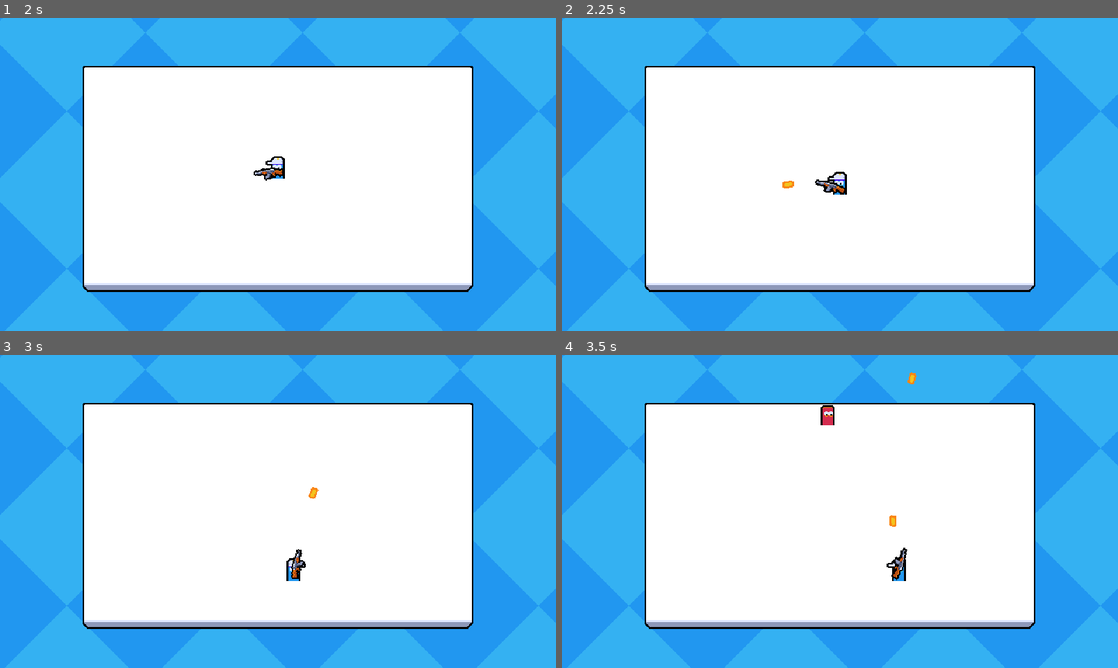
Above: before the commit, frames 1-4 (two rows, left to right).
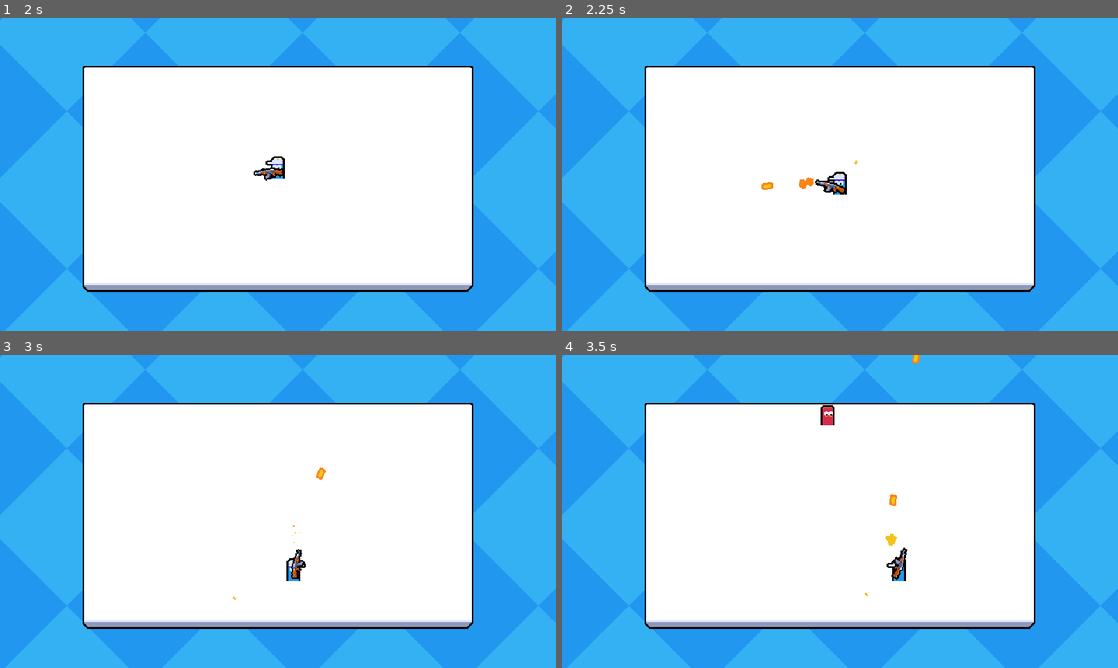
Above: after the commit, the same moments.

Repository: bartoszcholewa/2d-multiplayer-course
Game: Godot game, scene res://ui/main_menu/main_menu.tscn
Two runs of this game, one before a commit and one after it. Both use one fixed random seed, a clock stepped at 60 frames per second and the inputs below.
Inputs (mouse positions are in pixels of both pictures, inside the frame that each line leads up to):
- Up to frame 1 (2 s): tap Enter at 0.5 s; move the mouse to (400, 158) at 0.52 s; press the mouse at (400, 158) at 0.53 s; hold D (move_right) 0.53-1.25 s; release the mouse at (400, 158) at 1.25 s; click "Host" at 1.25 s
- Up to frame 2 (2.25 s): tap Space at 2 s; move the mouse to (728, 190) at 2.02 s; hold S (move_down) from 2.03 s (still down); click (728, 190) at 2.1 s
- Up to frame 3 (3 s): move the mouse to (333, 442) at 2.77 s; release S (move_down) at 2.78 s; press the mouse at (333, 442) at 2.78 s; hold D (move_right) from 2.78 s (still down)
- Up to frame 4 (3.5 s): keep holding D (move_right)

Frame 1 is identical in both runs. In frame 2, 0.2% of the frame differs, in the area x 35-54%, y 45-55%; in frame 3, less than 0.1%; in frame 4, 0.2%, in the area x 54-65%, y 0-78%.

Commit message:
Lesson 34 - Muzzle Flash and Bullet Shell

Diff:
--- /dev/null
+++ b/effects/bullet_shell/bullet_shell_effect.tscn
@@ -0,0 +1,92 @@
+[gd_scene load_steps=8 format=3 uid="uid://tqaevjx7awih"]
+
+[ext_resource type="Texture2D" uid="uid://b4khrgywwoc4j" path="res://assets/bullet_shell.png" id="1_jqqxl"]
+
+[sub_resource type="Curve" id="Curve_yre3x"]
+_data = [Vector2(0, 1), 0.0, 0.0, 0, 0, Vector2(0.89969605, 1), 0.0, 0.0, 0, 0, Vector2(1, 0), 0.0, 0.0, 0, 0]
+point_count = 3
+
+[sub_resource type="CurveTexture" id="CurveTexture_thaxu"]
+curve = SubResource("Curve_yre3x")
+
+[sub_resource type="ParticleProcessMaterial" id="ParticleProcessMaterial_sbilm"]
+lifetime_randomness = 0.13
+particle_flag_disable_z = true
+direction = Vector3(-1, -1, 0)
+spread = 10.0
+initial_velocity_min = 300.0
+initial_velocity_max = 300.0
+angular_velocity_min = -720.0
+angular_velocity_max = 719.99994
+gravity = Vector3(0, 1000, 0)
+scale_curve = SubResource("CurveTexture_thaxu")
+
+[sub_resource type="Animation" id="Animation_4ty4x"]
+length = 0.001
+tracks/0/type = "value"
+tracks/0/imported = false
+tracks/0/enabled = true
+tracks/0/path = NodePath(".:emitting")
+tracks/0/interp = 1
+tracks/0/loop_wrap = true
+tracks/0/keys = {
+"times": PackedFloat32Array(0),
+"transitions": PackedFloat32Array(1),
+"update": 1,
+"values": [false]
+}
+
+[sub_resource type="Animation" id="Animation_jqqxl"]
+resource_name = "default"
+tracks/0/type = "value"
+tracks/0/imported = false
+tracks/0/enabled = true
+tracks/0/path = NodePath(".:emitting")
+tracks/0/interp = 1
+tracks/0/loop_wrap = true
+tracks/0/keys = {
+"times": PackedFloat32Array(0),
+"transitions": PackedFloat32Array(1),
+"update": 1,
+"values": [true]
+}
+tracks/1/type = "method"
+tracks/1/imported = false
+tracks/1/enabled = true
+tracks/1/path = NodePath("..")
+tracks/1/interp = 1
+tracks/1/loop_wrap = true
+tracks/1/keys = {
+"times": PackedFloat32Array(1),
+"transitions": PackedFloat32Array(1),
+"values": [{
+"args": [],
+"method": &"queue_free"
+}]
+}
+
+[sub_resource type="AnimationLibrary" id="AnimationLibrary_thaxu"]
+_data = {
+&"RESET": SubResource("Animation_4ty4x"),
+&"default": SubResource("Animation_jqqxl")
+}
+
+[node name="BulletShellEffect" type="Node2D"]
+top_level = true
+
+[node name="BulletShell" type="GPUParticles2D" parent="."]
+unique_name_in_owner = true
+emitting = false
+amount = 1
+texture = ExtResource("1_jqqxl")
+lifetime = 0.5
+one_shot = true
+fixed_fps = 0
+interpolate = false
+process_material = SubResource("ParticleProcessMaterial_sbilm")
+
+[node name="AnimationPlayer" type="AnimationPlayer" parent="BulletShell"]
+libraries = {
+&"": SubResource("AnimationLibrary_thaxu")
+}
+autoplay = "default"
--- a/effects/muzzle_flash/muzzle_flash.tscn
+++ b/effects/muzzle_flash/muzzle_flash.tscn
@@ -42,6 +42,57 @@
 color_initial_ramp = SubResource("GradientTexture1D_g13h1")
 anim_offset_max = 1.0
 
+[sub_resource type="Animation" id="Animation_g13h1"]
+length = 0.001
+tracks/0/type = "value"
+tracks/0/imported = false
+tracks/0/enabled = true
+tracks/0/path = NodePath(".:emitting")
+tracks/0/interp = 1
+tracks/0/loop_wrap = true
+tracks/0/keys = {
+"times": PackedFloat32Array(0),
+"transitions": PackedFloat32Array(1),
+"update": 1,
+"values": [false]
+}
+
+[sub_resource type="Animation" id="Animation_q2dij"]
+resource_name = "default"
+step = 0.05
+tracks/0/type = "value"
+tracks/0/imported = false
+tracks/0/enabled = true
+tracks/0/path = NodePath(".:emitting")
+tracks/0/interp = 1
+tracks/0/loop_wrap = true
+tracks/0/keys = {
+"times": PackedFloat32Array(0),
+"transitions": PackedFloat32Array(1),
+"update": 1,
+"values": [true]
+}
+tracks/1/type = "method"
+tracks/1/imported = false
+tracks/1/enabled = true
+tracks/1/path = NodePath(".")
+tracks/1/interp = 1
+tracks/1/loop_wrap = true
+tracks/1/keys = {
+"times": PackedFloat32Array(1),
+"transitions": PackedFloat32Array(1),
+"values": [{
+"args": [],
+"method": &"queue_free"
+}]
+}
+
+[sub_resource type="AnimationLibrary" id="AnimationLibrary_g13h1"]
+_data = {
+&"RESET": SubResource("Animation_g13h1"),
+&"default": SubResource("Animation_q2dij")
+}
+
 [node name="MuzzleFlash" type="GPUParticles2D"]
 material = SubResource("CanvasItemMaterial_q2dij")
 emitting = false
@@ -53,3 +104,9 @@
 fixed_fps = 0
 interpolate = false
 process_material = SubResource("ParticleProcessMaterial_4ys50")
+
+[node name="AnimationPlayer" type="AnimationPlayer" parent="."]
+libraries = {
+&"": SubResource("AnimationLibrary_g13h1")
+}
+autoplay = "default"
--- a/entities/player/player.gd
+++ b/entities/player/player.gd
@@ -7,8 +7,13 @@
 @onready var health_component: HealthComponent = $HealthComponent
 @onready var visuals: Node2D = $Visuals
 @onready var animation_player: AnimationPlayer = $AnimationPlayer
+@onready var barrel_position: Marker2D = %BarrelPosition
+@onready var shell_position: Marker2D = %ShellPosition
 
+const MUZZLE_FLASH_SCENE: PackedScene = preload("uid://c6m3fw1r3jknr")
 const BULLET_SCENE: PackedScene = preload("uid://ci3xnymrb32hv")
+const BULLET_SHELL_EFFECT_SCENE: PackedScene = preload("uid://tqaevjx7awih")
+
 
 var input_multiplayer_authority: int
 
@@ -45,7 +50,7 @@
 		return
 
 	var bullet_instance: Bullet = BULLET_SCENE.instantiate()
-	bullet_instance.global_position = weapon_root.global_position
+	bullet_instance.global_position = barrel_position.global_position
 
 	var bullet_direction: Vector2 = player_input_synchronizer_component.aim_vector
 	bullet_instance.start(bullet_direction)
@@ -59,9 +64,22 @@
 
 @rpc("authority", "call_local", "unreliable")
 func play_fire_effects() -> void:
+	var aim_vector: Vector2 = player_input_synchronizer_component.aim_vector
+
 	if animation_player.is_playing():
 		animation_player.stop()
 	animation_player.play("fire")
 
+	var muzzle_flash: GPUParticles2D = MUZZLE_FLASH_SCENE.instantiate()
+	muzzle_flash.global_position = barrel_position.global_position
+	muzzle_flash.rotation = barrel_position.global_rotation
+	get_parent().add_child(muzzle_flash, true)
+
+	var bullet_shell: Node2D = BULLET_SHELL_EFFECT_SCENE.instantiate()
+	bullet_shell.global_position = shell_position.global_position
+	bullet_shell.rotation = shell_position.global_rotation
+	bullet_shell.scale = Vector2.ONE if aim_vector.x >= 0 else Vector2(1, -1)
+	get_parent().add_child(bullet_shell)
+
 func _on_died() -> void:
 	print("player died")
--- a/entities/player/player.tscn
+++ b/entities/player/player.tscn
@@ -6,6 +6,33 @@
 [ext_resource type="Texture2D" uid="uid://od15r4p3lngw" path="res://entities/player/player-medium.png" id="3_sglur"]
 [ext_resource type="Texture2D" uid="uid://h0ejutrxds61" path="res://entities/player/rifle.png" id="4_bls4j"]
 [ext_resource type="PackedScene" uid="uid://mqoqhlwdegp0" path="res://components/hurtbox_component.tscn" id="6_8fjmc"]
+
+[sub_resource type="Animation" id="Animation_qiwj3"]
+length = 0.001
+tracks/0/type = "value"
+tracks/0/imported = false
+tracks/0/enabled = true
+tracks/0/path = NodePath("Visuals/WeaponRoot/WeaponAnimationRoot:scale")
+tracks/0/interp = 1
+tracks/0/loop_wrap = true
+tracks/0/keys = {
+"times": PackedFloat32Array(0),
+"transitions": PackedFloat32Array(1),
+"update": 0,
+"values": [Vector2(1, 1)]
+}
+tracks/1/type = "value"
+tracks/1/imported = false
+tracks/1/enabled = true
+tracks/1/path = NodePath("Visuals/WeaponRoot/WeaponAnimationRoot:rotation")
+tracks/1/interp = 1
+tracks/1/loop_wrap = true
+tracks/1/keys = {
+"times": PackedFloat32Array(0),
+"transitions": PackedFloat32Array(1),
+"update": 0,
+"values": [0.0]
+}
 
 [sub_resource type="Animation" id="Animation_8fjmc"]
 resource_name = "fire"
@@ -34,33 +61,6 @@
 "transitions": PackedFloat32Array(1, 1, 1),
 "update": 0,
 "values": [0.0, -0.2617993877991494, 0.0]
-}
-
-[sub_resource type="Animation" id="Animation_qiwj3"]
-length = 0.001
-tracks/0/type = "value"
-tracks/0/imported = false
-tracks/0/enabled = true
-tracks/0/path = NodePath("Visuals/WeaponRoot/WeaponAnimationRoot:scale")
-tracks/0/interp = 1
-tracks/0/loop_wrap = true
-tracks/0/keys = {
-"times": PackedFloat32Array(0),
-"transitions": PackedFloat32Array(1),
-"update": 0,
-"values": [Vector2(1, 1)]
-}
-tracks/1/type = "value"
-tracks/1/imported = false
-tracks/1/enabled = true
-tracks/1/path = NodePath("Visuals/WeaponRoot/WeaponAnimationRoot:rotation")
-tracks/1/interp = 1
-tracks/1/loop_wrap = true
-tracks/1/keys = {
-"times": PackedFloat32Array(0),
-"transitions": PackedFloat32Array(1),
-"update": 0,
-"values": [0.0]
 }
 
 [sub_resource type="AnimationLibrary" id="AnimationLibrary_qiwj3"]
@@ -120,6 +120,14 @@
 centered = false
 offset = Vector2(-13, -6)
 
+[node name="BarrelPosition" type="Marker2D" parent="Visuals/WeaponRoot/WeaponAnimationRoot"]
+unique_name_in_owner = true
+position = Vector2(18, -1)
+
+[node name="ShellPosition" type="Marker2D" parent="Visuals/WeaponRoot/WeaponAnimationRoot"]
+unique_name_in_owner = true
+position = Vector2(-1, -1)
+
 [node name="CollisionShape2D" type="CollisionShape2D" parent="."]
 visible = false
 position = Vector2(0, -10)
--- a/main.tscn
+++ b/main.tscn
@@ -9,6 +9,9 @@
 
 [sub_resource type="RectangleShape2D" id="RectangleShape2D_h2yge"]
 size = Vector2(500, 32)
+
+[sub_resource type="OccluderPolygon2D" id="OccluderPolygon2D_h2yge"]
+polygon = PackedVector2Array(96, 307, 550, 306, 550, 329, 95, 329)
 
 [node name="Main" type="Node"]
 script = ExtResource("1_ig7tw")
@@ -77,3 +80,7 @@
 [node name="YSortRoot" type="Node2D" parent="."]
 y_sort_enabled = true
 metadata/_edit_lock_ = true
+
+[node name="LightOccluder2D" type="LightOccluder2D" parent="."]
+occluder = SubResource("OccluderPolygon2D_h2yge")
+occluder_light_mask = 0
Binary file added: assets/bullet_shell.png
Not shown, added: assets/bullet_shell.png.import
Not shown: 1 places in effects/muzzle_flash/muzzle_flash.tscn that only renumber resources
Not shown: 1 places in main.tscn that only renumber resources
